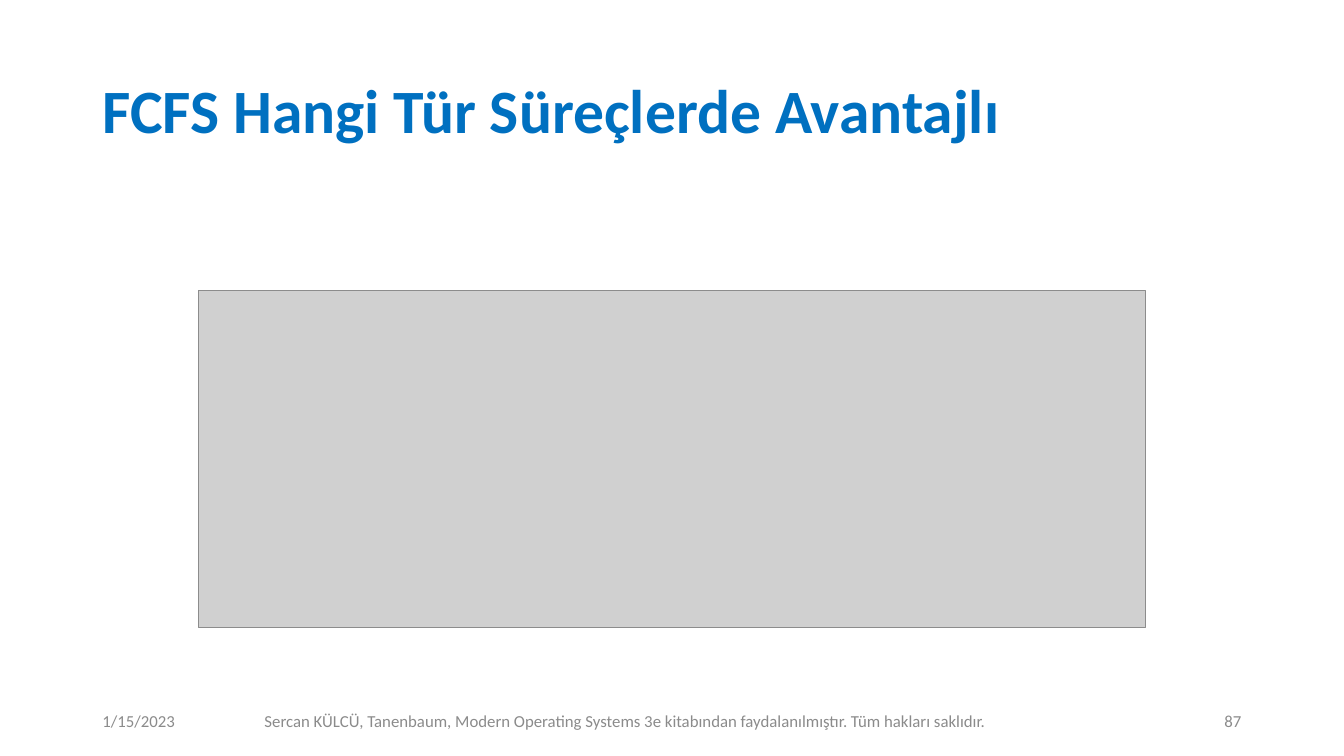
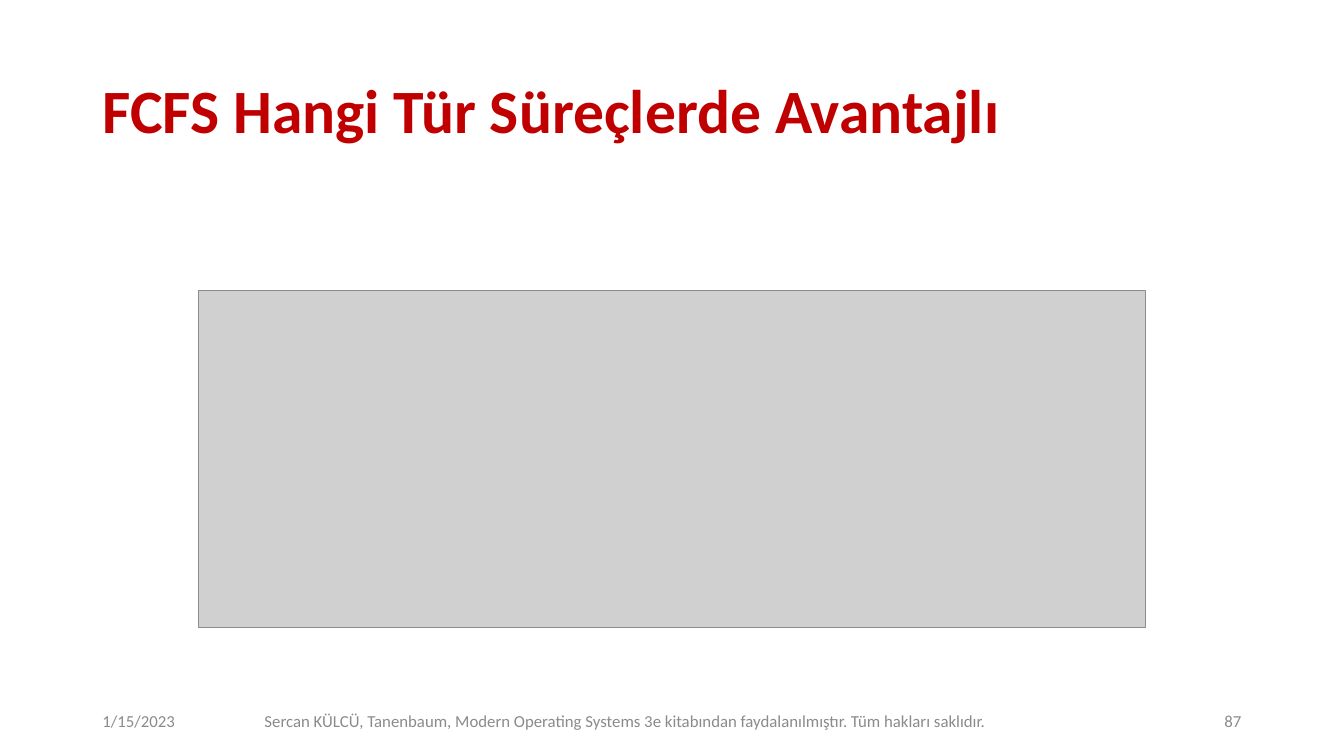
Before and after one commit to sercankulcu/sercankulcu.github.io, a slide deck: slide 87 of files/os/2_Bolum_2_Surecler.pptx. Drawn at 1344x756 pixels with LibreOffice and Linux fonts; fonts in the diff are those of the drawing; grey boxes stand for pictures. Boxes give left, top, right and bottom in pixels: in the first picture for what was removed or moved away, otherwise in the second. Text is boxed around its words. In the diff, an @@ line names an element or a change of style, - is before the commit and + after.

```diff
--- a/files/os/2_Bolum_2_Surecler.pptx
+++ b/files/os/2_Bolum_2_Surecler.pptx
@@ title "FCFS Hangi Tür Süreçlerde Avantajlı" at [102,89,999,144]: text colour #0070C0 to #C00000 @@
```
Also in this commit, not shown: 107 other slides changed, 5 other files.
